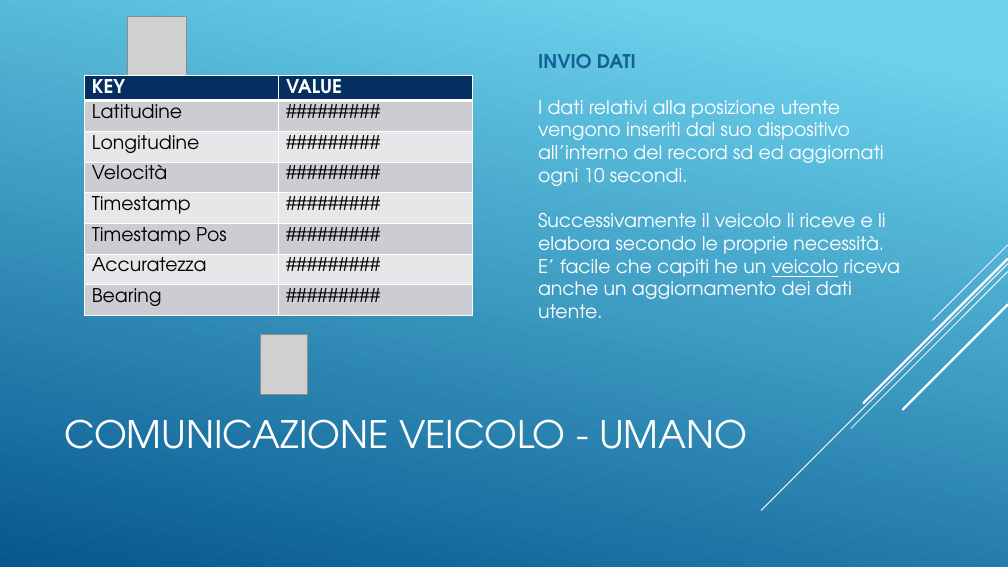
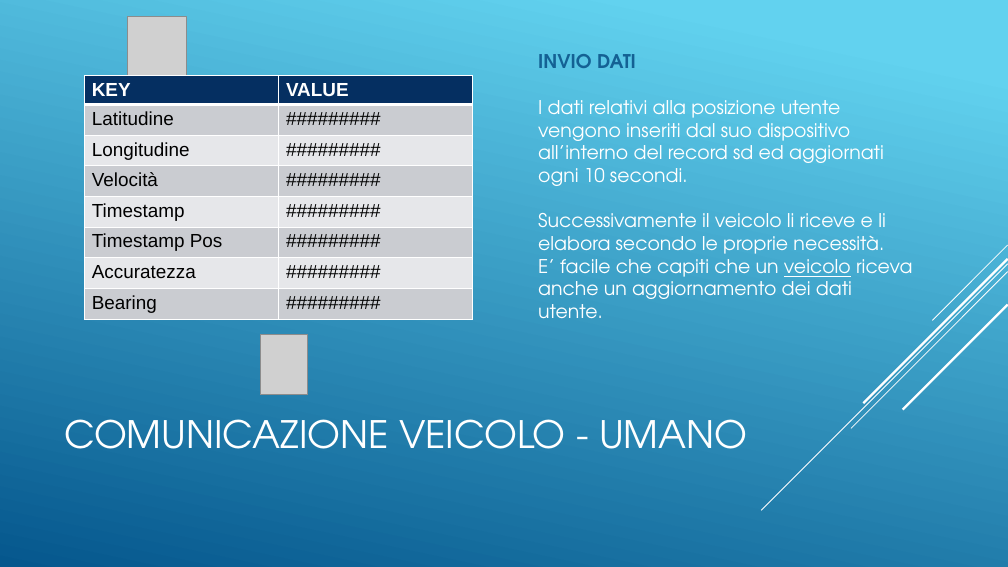
Before and after one commit to Siber93/CarAlertSystem, a slide deck: slide 14 of doc/Vehicles_VS_Humans.pptx (slide 12 before the commit). Drawn at 1008x567 pixels with LibreOffice and Linux fonts; fonts in the diff are those of the drawing; grey boxes stand for pictures. Boxes give left, top, right and bottom in pixels: in the first picture for what was removed or moved away, otherwise in the second. Text is boxed around its words. In the diff, an @@ line names an element or a change of style, - is before the commit and + after.

```diff
--- a/doc/Vehicles_VS_Humans.pptx
+++ b/doc/Vehicles_VS_Humans.pptx
@@ background gradient #6ED2EB to #06588E to gradient #62D2EF to #05578D @@
@@ table at bbox=[85, 76, 473, 324] @@
@@ fill #CCCDD2 to #CACCD1 in 8 cells @@
@@ fill #E7E8EA to #E6E7EA in 6 cells @@
@@ font TeX Gyre Adventor to Arial @@
@@ text at bbox=[538, 253, 912, 318]: text changed @@
-E’ facile che capiti he un veicolo riceva anche un aggiornamento dei dati utente.
+E’ facile che capiti che un veicolo riceva anche un aggiornamento dei dati utente.
```
Also in this commit, not shown: 11 other slides changed, 5 slides added, 2 slides removed.
